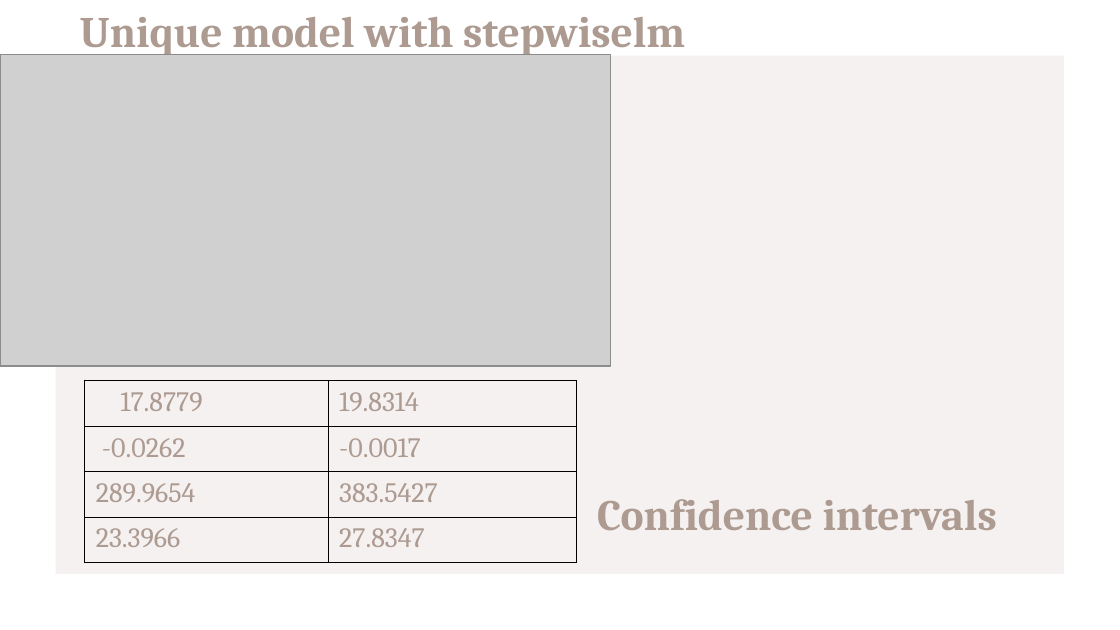
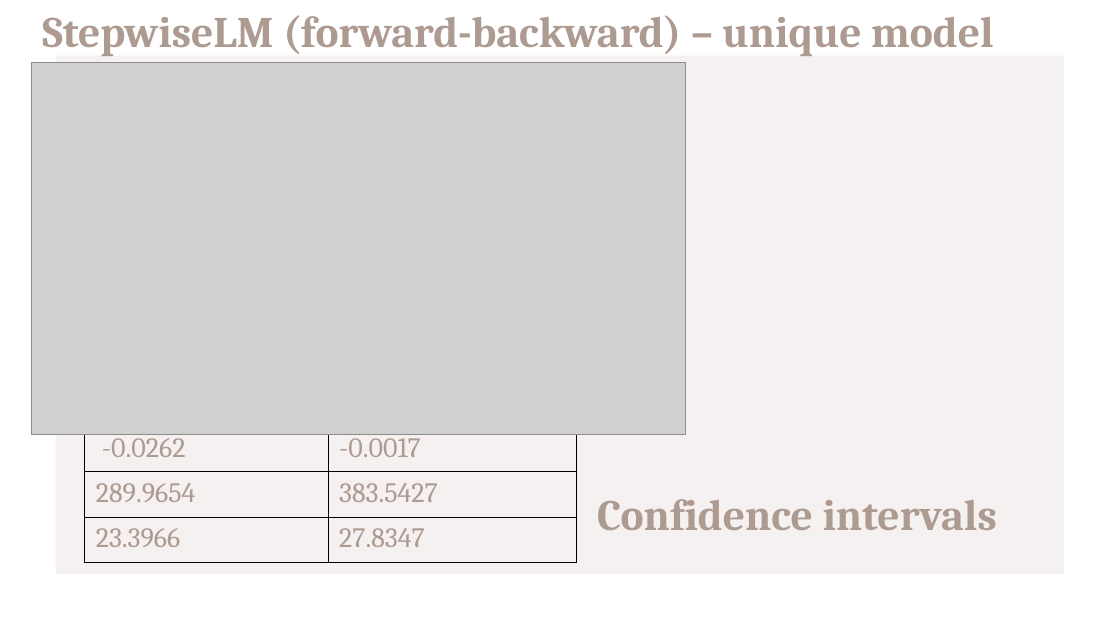
Before and after one commit to domenico-rgs/EFSA-Project, a slide deck: slide 22 of Presentation.pptx. Drawn at 1120x630 pixels with LibreOffice and Linux fonts; fonts in the diff are those of the drawing; grey boxes stand for pictures. Boxes give left, top, right and bottom in pixels: in the first picture for what was removed or moved away, otherwise in the second. Text is boxed around its words. In the diff, an @@ line names an element or a change of style, - is before the commit and + after.

```diff
--- a/Presentation.pptx
+++ b/Presentation.pptx
@@ text at (42,15,993,56): text changed @@
-Unique model with stepwiselm
+StepwiseLM (forward-backward) – unique model
@@ picture: place and size @@
-picture at (0,55,610,366)
+picture at (31,63,685,435)
```
Also in this commit, not shown: 2 other files.
